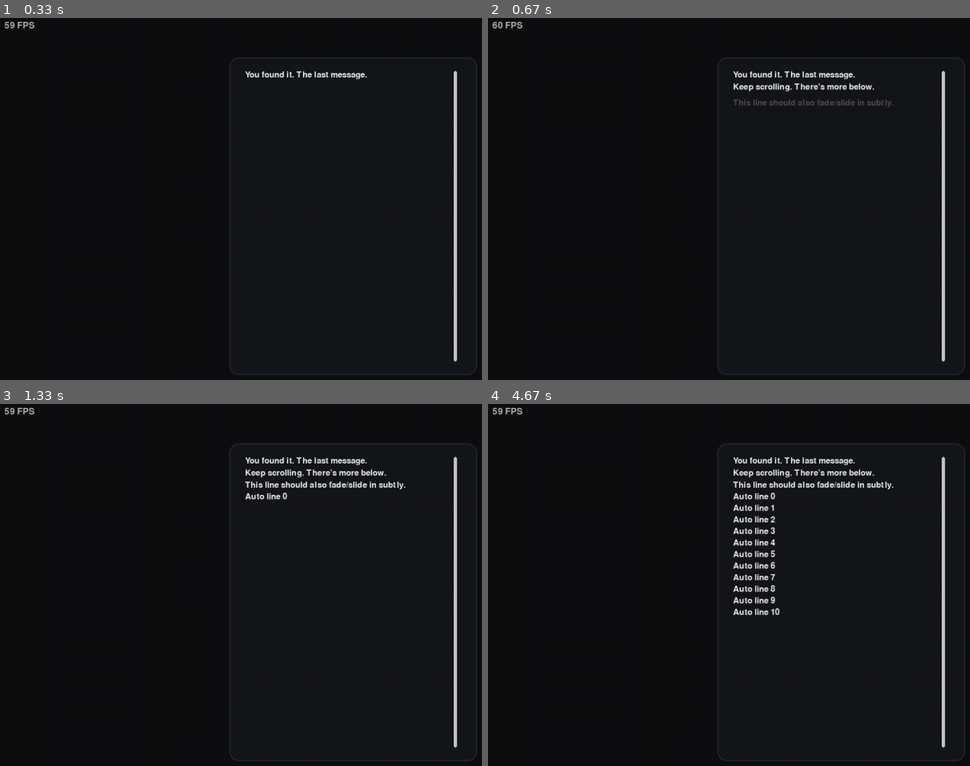
Above: before the commit, frames 1-4 (two rows, left to right).
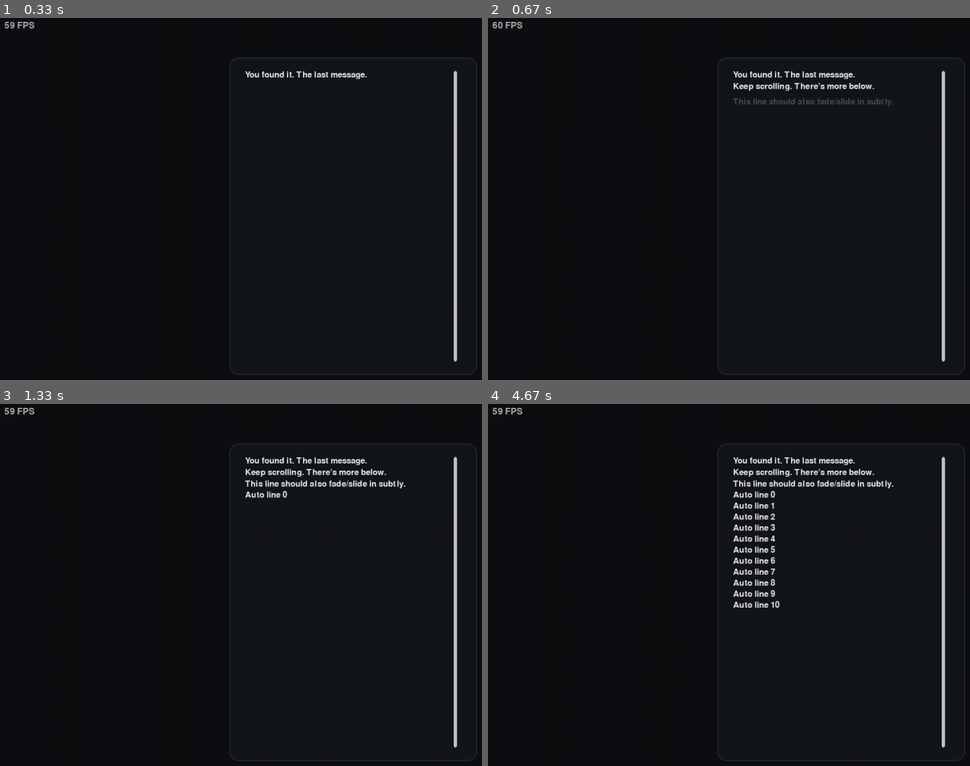
Above: after the commit, the same moments.

Repository: jhoangnguyen/solid
Game: pygame game, started from run.py
Two runs of this game, one before a commit and one after it. Both use one fixed random seed, a clock stepped at 60 frames per second and the inputs below.
Inputs (mouse positions are in pixels of both pictures, inside the frame that each line leads up to):
- Up to frame 1 (0.33 s): no input
- Up to frame 2 (0.67 s): tap Enter at 0.33 s
- Up to frame 3 (1.33 s): tap Page Up at 0.67 s; click (134, 541) at 1.05 s
- Up to frame 4 (4.67 s): click (outside the picture) at 1.38 s; click (854, 469) at 1.72 s; click (810, 704) at 2.05 s; tap Space at 2.33 s; click (743, 519) at 2.72 s; click (outside the picture) at 3.05 s; click (outside the picture) at 3.38 s; click (outside the picture) at 3.72 s; click (637, 527) at 4.05 s; click (873, 585) at 4.38 s

Frame 1 is identical in both runs. In frame 2, 0.4% of the frame differs, in the area x 50-85%, y 17-25%; in frame 3, 0.7%; in frame 4, 2.3%, in the area x 50-85%, y 17-59%.

Commit message:
Functional autoscroll with adjuustable entry gap

Diff:
--- a/engine/app.py
+++ b/engine/app.py
@@ -4,19 +4,6 @@
 from engine.ui.widgets.textbox import TextBox, RevealParams
 from engine.ui.anim import Animator, Tween
 from engine.settings import load_settings, AppCfg
-
-"""
-Game Config that will be auto-instantiated with @dataclass.
-NOTE: Currently hardcoding the window size, game title, background color, and the fps.
-"""
-# @dataclass
-# class GameConfig:
-#     width: int = 1200
-#     height: int = 720
-#     title: str = "HORIZON"
-#     bg_rgb: tuple[int, int, int] = (14, 15, 18)
-#     fps: int = 60
-
 
 class GameApp:
     def __init__(self, cfg: AppCfg):
@@ -43,7 +30,7 @@
             "Keep scrolling. There’s more below.\n"
             "This line should also fade/slide in subtly."
         )
-        for i in range(0, 500):
+        for i in range(0, 100):
             self.textbox.append_line("Auto line " + str(i), wait_for_input= True)
 
         self.hud_font = pygame.font.Font(None, 24)
@@ -57,8 +44,6 @@
                     self.running = False
                 elif e.key in (pygame.K_SPACE, pygame.K_RETURN):
                     self.textbox.on_player_press()
-                # elif e.key == pygame.K_SPACE:
-                #     self.textbox.advance_line_now()  # skip delay, show next
                 elif e.key == pygame.K_PAGEUP:
                     self.textbox.scroll(-self.textbox.viewport_height * self.cfg.input.page_scroll_frac)
                 elif e.key == pygame.K_PAGEDOWN:
@@ -75,7 +60,6 @@
 
     def update(self, dt: float):
         # Function to run on delta time to update game state. Will be blank for now.
-        # self.anim.update(dt)
         self.textbox.update(dt)
         # pass
 
--- a/engine/ui/style.py
+++ b/engine/ui/style.py
@@ -23,6 +23,7 @@
     padding: tuple[int, int, int, int] = (24, 28, 24, 28)
     line_spacing: int = 6
     scrollbar: ScrollbarStyle = field(default_factory=ScrollbarStyle)
+    entry_gap: int = 5
 
     def derive(self, **overrides) -> "Theme":
         """ Create a variant theme (e.g., per screen) without mutating the base. """
--- a/engine/ui/widgets/textbox.py
+++ b/engine/ui/widgets/textbox.py
@@ -178,9 +178,23 @@
         self._release_timer = 0
 
     def on_resize(self, new_rect: pygame.Rect) -> None:
-        """Update geometry; layout is recomputed lazily on draw()."""
+        # remember where we were before changing geometry
+        was_bottom = self._near_bottom()
+        old_max = max(1e-6, self.max_scroll())
+        ratio = self.scroll_y / old_max  # 0..1
+
+        # apply new geometry
         self.rect = new_rect.copy()
-        self._wrap_w = -1  # Force relayout next draw
+
+        # force relayout NOW for the new width so max_scroll() is accurate
+        self._wrap_w = -1
+        self._ensure_layout(self._viewport_width())
+
+        # restore position
+        if was_bottom:
+            self.scroll_to_bottom()
+        else:
+            self.scroll_y = self.max_scroll() * ratio
 
     def set_theme(self, theme: Theme) -> None:
         """Swap to a new theme (colors/font/spacing)."""
@@ -204,11 +218,12 @@
                     self._release_timer += dt
                     if self._release_timer >= rp.per_line_delay:
                         self._release_timer = 0.0
+                        was_bottom = self._near_bottom()
                         nxt = self._entries_pending.popleft()
                         nxt.visible = True
                         self._entries_visible.append(nxt)
                         self._recalc_content_height()
-                        if self._should_stick_to_bottom():
+                        if was_bottom:
                             self.scroll_to_bottom()
 
         animating = False
@@ -222,19 +237,22 @@
             self.scroll_to_bottom()
 
     def on_player_press(self) -> None:
-        # If a visible line is still animating, finish it
-        for e in reversed(self._entries_visible):
-            if e.t < e.duration:
-                e.t = e.duration
-                return
-        # Otherwise, release the next queued line (manual or auto)
-        self._release_timer = 0.0
+        # A) if the newest visible line is mid-animation, finish it
+        if self._entries_visible:
+            last = self._entries_visible[-1]
+            if last.t < last.duration:
+                last.t = last.duration
+                # don't return; also release the next line so one press always advances
+
+        # B) release the next queued line (manual or auto)
         if self._entries_pending:
+            was_bottom = self._near_bottom()
+            self._release_timer = 0.0  # skip auto delay
             nxt = self._entries_pending.popleft()
             nxt.visible = True
             self._entries_visible.append(nxt)
             self._recalc_content_height()
-            if self._should_stick_to_bottom():
+            if was_bottom:
                 self.scroll_to_bottom()
 
     def advance_line_now(self) -> None:
@@ -256,8 +274,7 @@
 
     def max_scroll(self) -> float:
         """Maximum scroll offset in pixels given current content and viewport."""
-        visual_h = self._content_h + self._anim_bottom_extra()
-        return max(0.0, float(math.ceil(visual_h - self.viewport_height)))
+        return max(0.0, float(math.ceil(self._visual_content_height() - self.viewport_height)))
 
     def scroll_to_top(self) -> None:
         self.scroll_y = 0.0
@@ -320,21 +337,28 @@
         y = viewport.y - int(round(self.scroll_y))
 
         gap = th.line_spacing
+
         for e in self._entries_visible:
-            # Animation easing
+            # animation easing per entry
             u = 1.0 if e.duration <= 0 else _ease_out_cubic(e.t / e.duration)
             offset = int((1.0 - u) * e.offset_px)
             alpha = int(255 * u)
 
-            for surf in e.surfaces:
+            for j, surf in enumerate(e.surfaces):
                 h = surf.get_height()
                 if y + h + offset >= viewport.y and y + offset <= viewport.bottom:
-                    # Apply per-line alpha without permanent mutation
                     prev_alpha = surf.get_alpha()
                     surf.set_alpha(alpha)
                     layer.blit(surf, (viewport.x, y + offset))
                     surf.set_alpha(prev_alpha)
-                y += h + gap
+
+                y += h
+                if j < len(e.surfaces) - 1:
+                    y += gap  # add spacing ONLY between wrapped lines inside the same entr
+
+            if e is not self._entries_visible[-1]:
+                y += th.entry_gap
+
 
         layer.set_clip(prev_clip)
 
@@ -355,14 +379,15 @@
         return self.max_scroll() - self.scroll_y <= max(0, px)
 
     def _recalc_content_height(self) -> None:
-        gap = self.theme.line_spacing
         total = 0
         first = True
-        for e in self._entries_visible:
+        for idx, e in enumerate(self._entries_visible):
             if not first:
                 # Line gap already included in entry heights per line, so no extra between entries
                 pass
             total += e.height
+            if idx < len(self._entries_visible) - 1:
+                total += self.theme.entry_gap
             first = False
         self._content_h = total
         # Clamp scroll if content shrank
@@ -474,7 +499,7 @@
         track_h = self.rect.h - (t + b)
         if track_h <= 0 or sb.width <= 0: return
 
-        overflow = self._content_h > viewport.h
+        overflow = self._visual_content_height() > viewport.h
         if not overflow and not sb.show_when_no_overflow:
             return
 
@@ -482,9 +507,11 @@
         pygame.draw.rect(layer, sb.track_color, track_rect, border_radius=sb.radius)
 
         if overflow:
-            ratio = max(0.0, min(1.0, viewport.h / max(1, self._content_h)))
+            ratio = max(0.0, min(1.0, viewport.h / max(1, self._visual_content_height())))
             thumb_h = max(sb.min_thumb_size, int(track_h * ratio))
-            pos_ratio = 0.0 if self.max_scroll() <= 0 else self.scroll_y / self.max_scroll()
+            max_sc = max(1e-6, self.max_scroll())
+            # pos_ratio = 0.0 if self.max_scroll() <= 0 else self.scroll_y / self.max_scroll()
+            pos_ratio = self.scroll_y / max_sc
             free = max(0, track_h - thumb_h)
             thumb_y = track_y + int(free * pos_ratio)
         else:
@@ -503,3 +530,16 @@
         # Remaining slide distance (how far below it starts)
         u = min(1.0, max(0.0, e.t / e.duration))
         return int((1.0 - u) * e.offset_px)
+
+    def _visual_content_height(self) -> int:
+        return self._content_h + self._anim_bottom_extra()
+
+    def _near_bottom(self) -> bool:
+        px = getattr(self._reveal_params, "stick_to_bottom_threshold_px", 24)
+        return (self.max_scroll() - self.scroll_y) <= max(0, px)
+
+    def _viewport_width(self) -> int:
+        t, r, b, l = self.theme.padding
+        sb = self.theme.scrollbar
+        reserve_w = max(0, sb.width + sb.margin)
+        return max(0, self.rect.w - (l + r + reserve_w))
